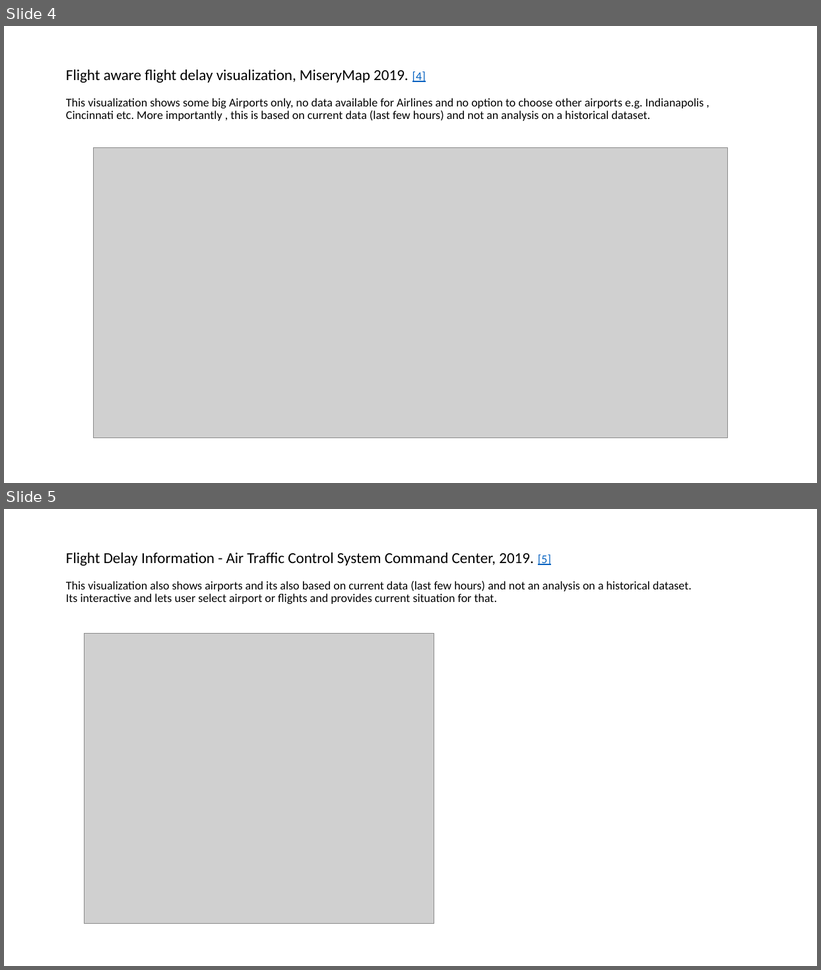
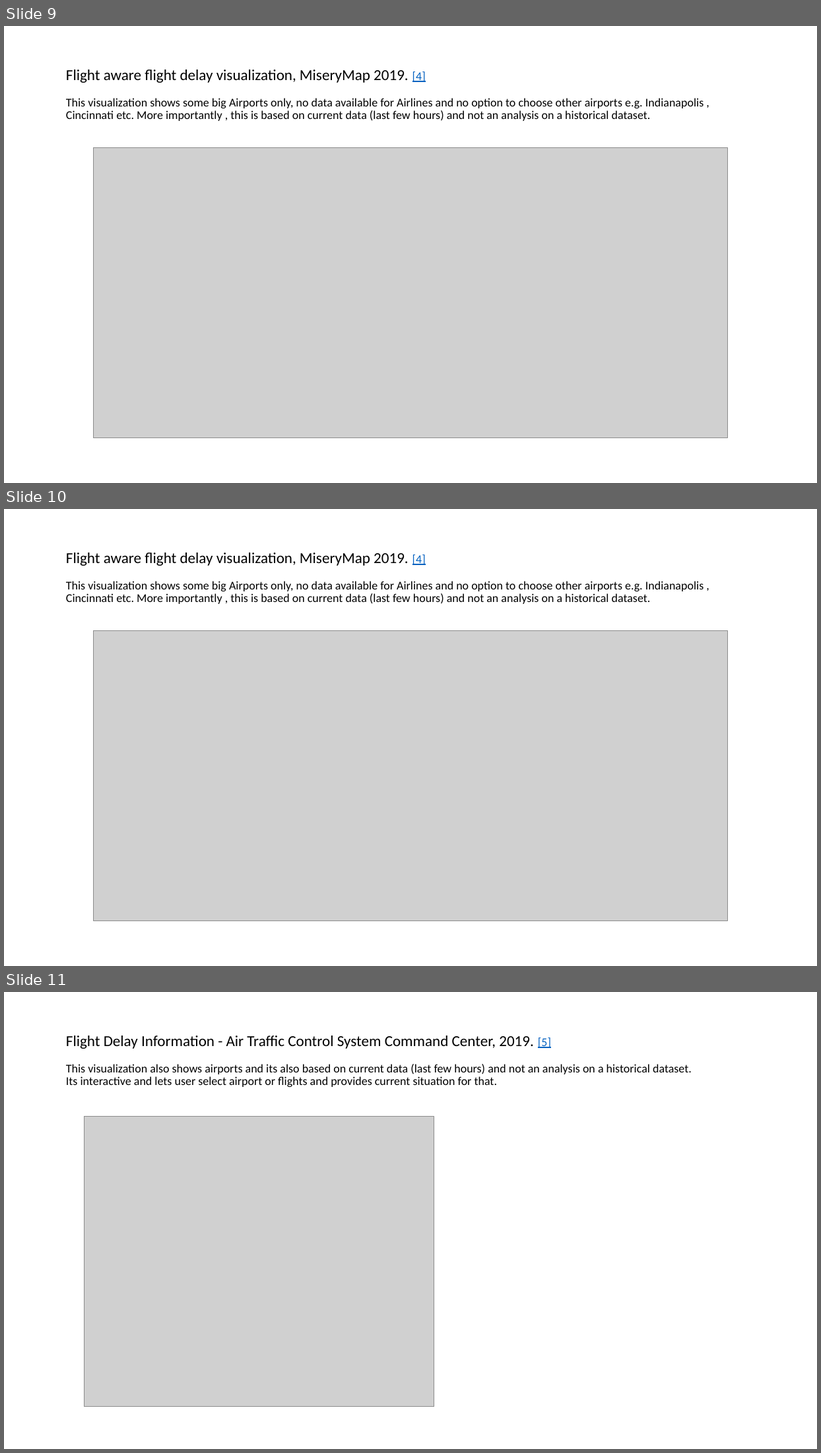
Before and after one commit to psiddam/awsSummer19Project, a slide deck: branch1/ProjectPresentation.pptx. Shown one above the other, each under a label of ours: slides 4 and 5 before the commit, slides 9, 10 and 11 after it. The pictures are 821x970 and 821x1453 pixels, drawn with LibreOffice and Linux fonts; fonts in the diff are those of the drawing; grey boxes stand for pictures. Boxes give left, top, right and bottom in pixels: in the first picture for what was removed or moved away, otherwise in the second. Text is boxed around its words. In the diff, an @@ line names an element or a change of style, - is before the commit and + after.

```diff
--- a/branch1/ProjectPresentation.pptx
+++ b/branch1/ProjectPresentation.pptx
@@ slide 10 added at box(4, 509, 817, 966), background #FFFFFF @@
@@ title added at box(66, 553, 704, 604), 14 pt, text #000000 @@
+Flight aware flight delay visualization, MiseryMap 2019. [4]
+This visualization shows some big Airports only, no data available for Airlines and no option to choose other airports e.g. Indianapolis , Cincinnati etc. More importantly , this is based on current data (last few hours) and not an analysis on a historical dataset.
@@ picture added at box(94, 631, 727, 921) @@
@@ what was slide 4 is now slide 9 @@
@@ what was slide 5 is now slide 11 @@
```
Also in this commit, not shown: 5 slides changed, 12 other slides added, 2 slides removed.
